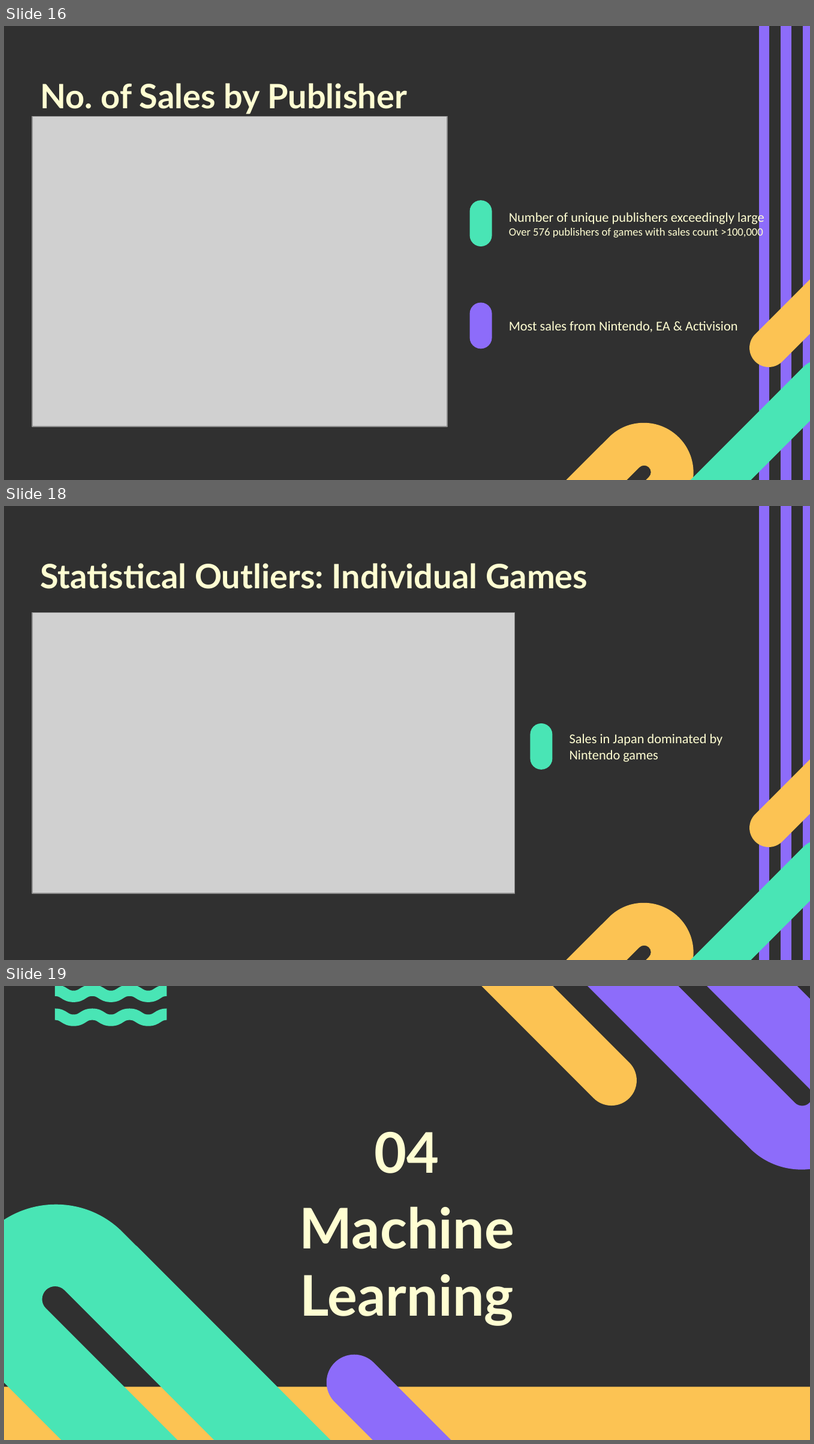
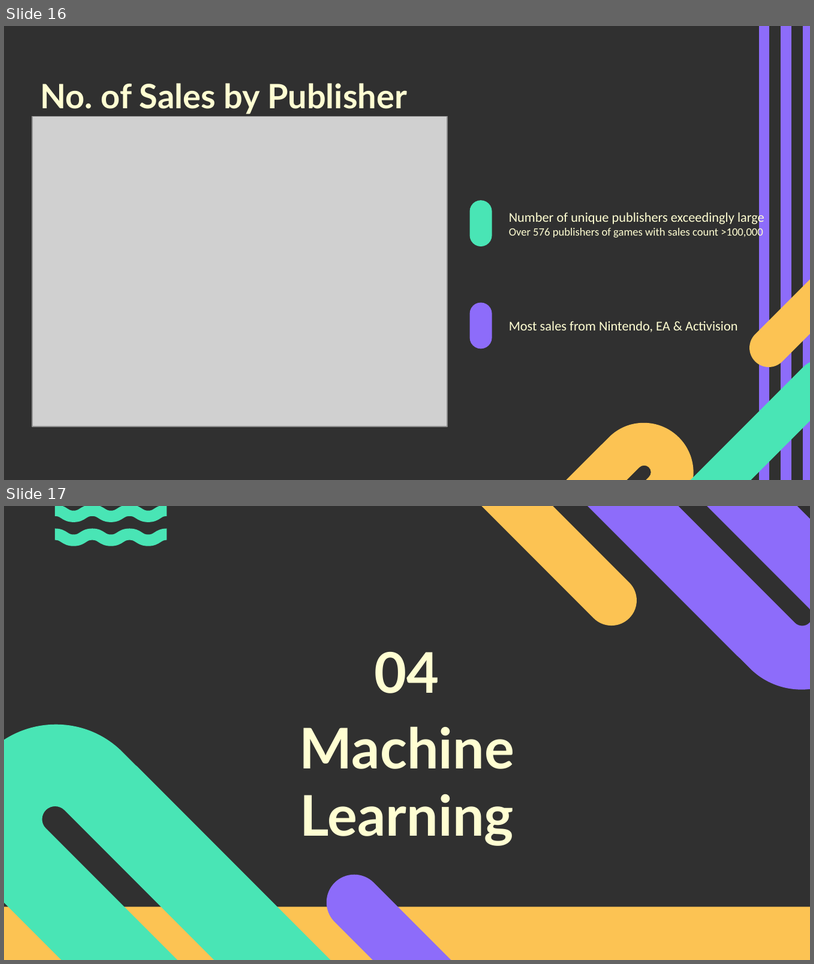
Before and after one commit to kekgan/Video-Games-Sales-Analysis, a slide deck: VG-sales-analysis-slides.pptx. Shown one above the other, each under a label of ours: slides 16, 18 and 19 before the commit, slides 16 and 17 after it; the slides between them are not shown. The pictures are 814x1444 and 814x964 pixels, drawn with LibreOffice and Linux fonts; fonts in the diff are those of the drawing; grey boxes stand for pictures. Boxes give left, top, right and bottom in pixels: in the first picture for what was removed or moved away, otherwise in the second. Text is boxed around its words. In the diff, an @@ line names an element or a change of style, - is before the commit and + after.

```diff
--- a/VG-sales-analysis-slides.pptx
+++ b/VG-sales-analysis-slides.pptx
@@ slide 18 removed at [4,506,810,960], background #303030; not listed: 6 template elements that a slide beside it also shows @@
@@ title removed at [40,563,588,589] @@
-Statistical Outliers: Individual Games
@@ picture removed at [32,612,515,893] @@
@@ rounded rectangle removed at [531,723,553,769] @@
@@ text removed at [570,733,723,762] @@
-Sales in Japan dominated by Nintendo games
@@ what was slide 19 is now slide 17 @@
```
Also in this commit, not shown: 5 slides changed, 1 other slide removed.
